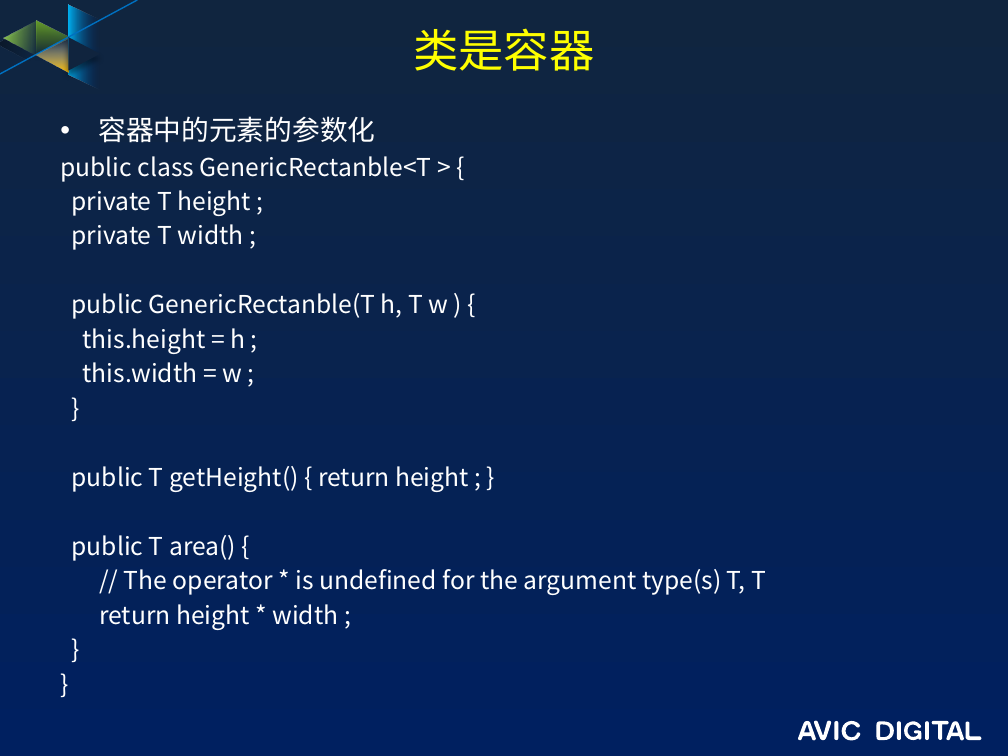
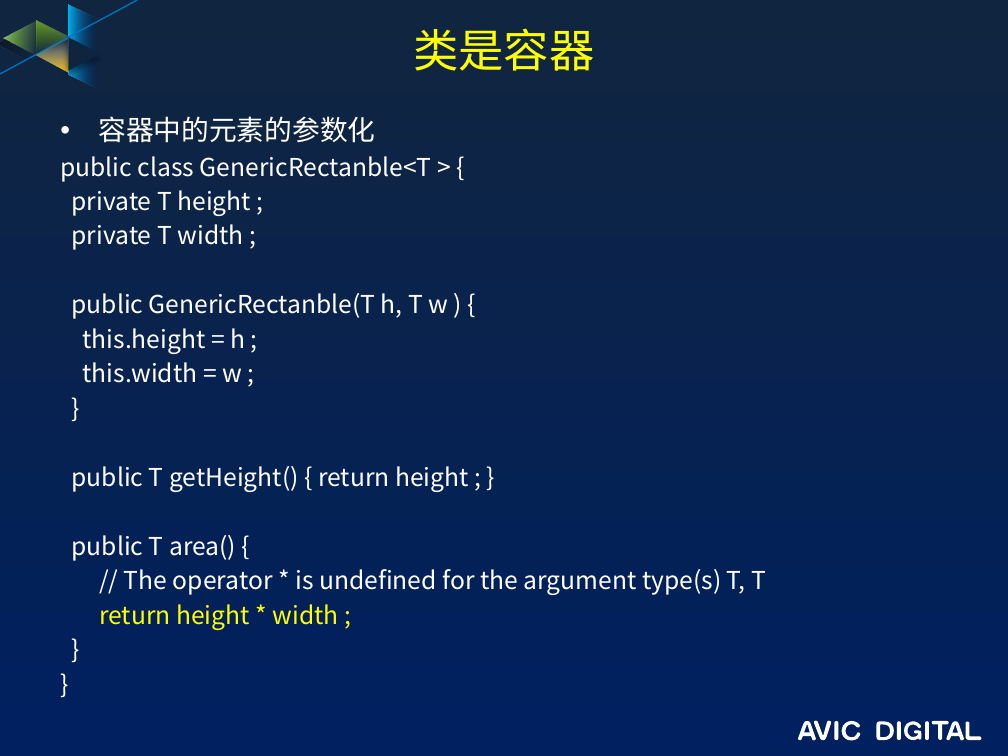
Before and after one commit to guofengzh/java-way, a slide deck: slide 6 of java/docs/06-java-泛型.pptx. Drawn at 1008x756 pixels with LibreOffice and Linux fonts; fonts in the diff are those of the drawing; background and template pictures are left out. Boxes give left, top, right and bottom in pixels: in the first picture for what was removed or moved away, otherwise in the second. Text is boxed around its words. In the diff, an @@ line names an element or a change of style, - is before the commit and + after.

```diff
--- a/java/docs/06-java-泛型.pptx
+++ b/java/docs/06-java-泛型.pptx
@@ text at (99,604,338,630): text colour #FFFFFF to #FFFF00 in "return height * width ;" @@
```
Also in this commit, not shown: 2 other slides changed, 3 slides added, 2 other files.
